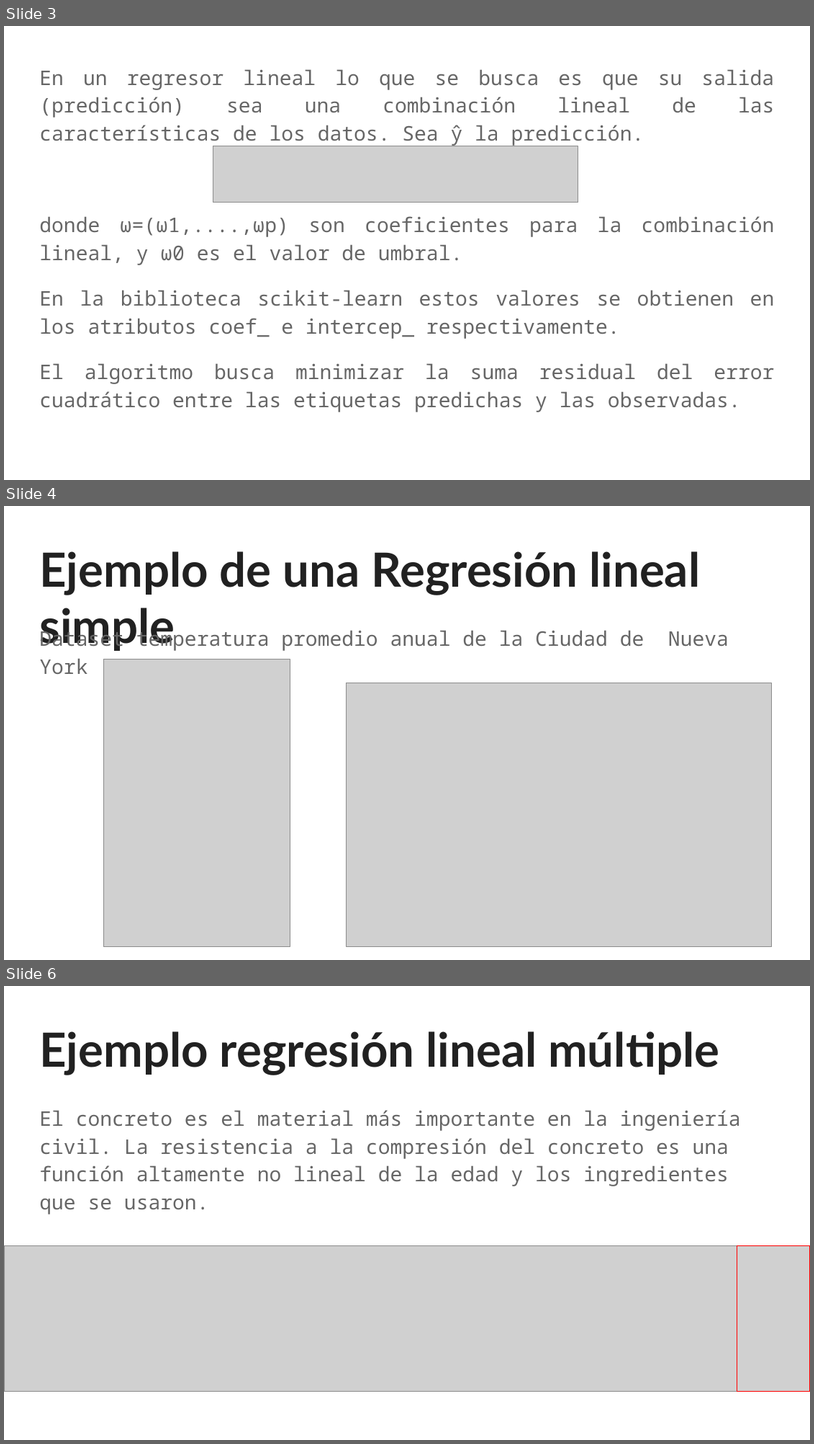
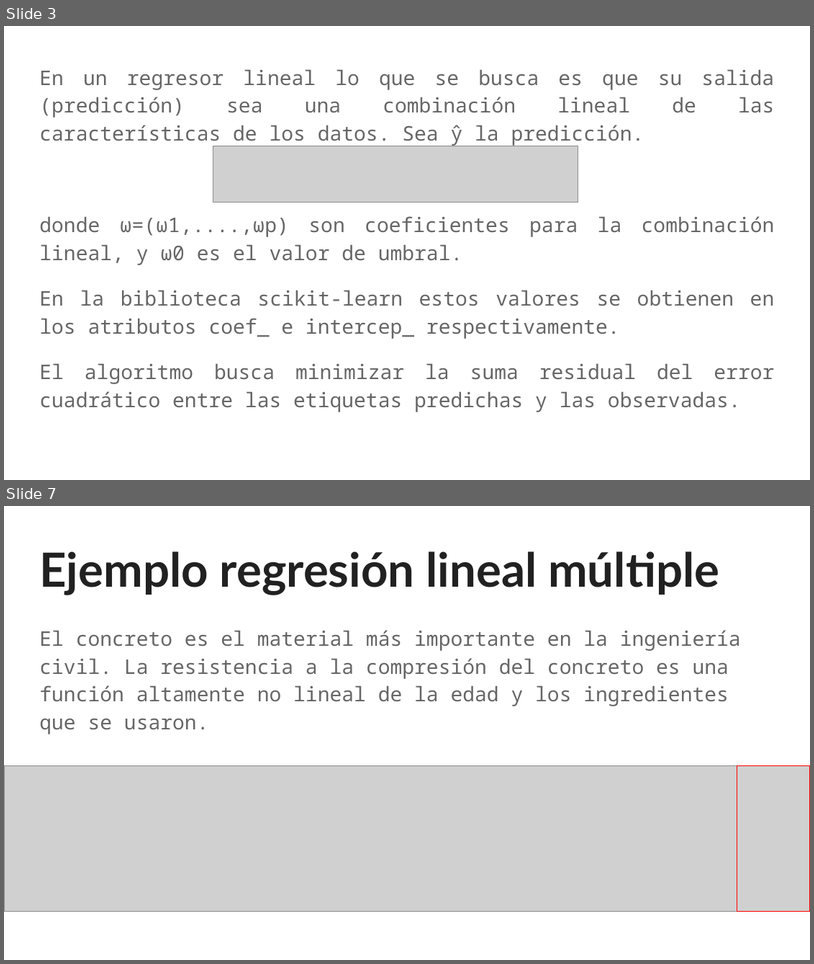
Before and after one commit to sainosmichelle/sainosmichelle.github.io, a slide deck: assets/files/Tema6/reg_lin/6.1 Regresion.pptx. Shown one above the other, each under a label of ours: slides 3, 4 and 6 before the commit, slides 3 and 7 after it; the slides between them are not shown. The pictures are 814x1444 and 814x964 pixels, drawn with LibreOffice and Linux fonts; fonts in the diff are those of the drawing; grey boxes stand for pictures. Boxes give left, top, right and bottom in pixels: in the first picture for what was removed or moved away, otherwise in the second. Text is boxed around its words. In the diff, an @@ line names an element or a change of style, - is before the commit and + after.

```diff
--- a/assets/files/Tema6/reg_lin/6.1 Regresion.pptx
+++ b/assets/files/Tema6/reg_lin/6.1 Regresion.pptx
@@ slide 4 removed at (x1=4, y1=506, x2=810, y2=960), background #FFFFFF @@
@@ title removed at (x1=39, y1=551, x2=700, y2=651) @@
-Ejemplo de una Regresión lineal simple
@@ text removed at (x1=39, y1=627, x2=729, y2=674) @@
-Dataset temperatura promedio anual de la Ciudad de Nueva York
@@ picture removed at (x1=104, y1=659, x2=291, y2=947) @@
@@ picture removed at (x1=347, y1=683, x2=772, y2=947) @@
@@ what was slide 6 is now slide 7 @@
```
Also in this commit, not shown: 2 slides changed, 3 slides added, 1 other slide removed, 8 other files.
